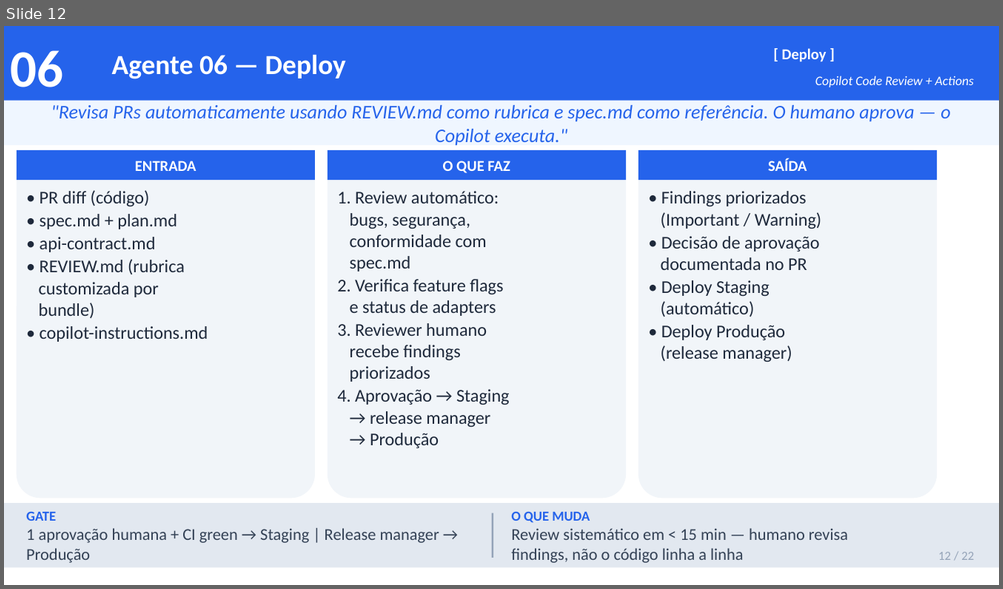
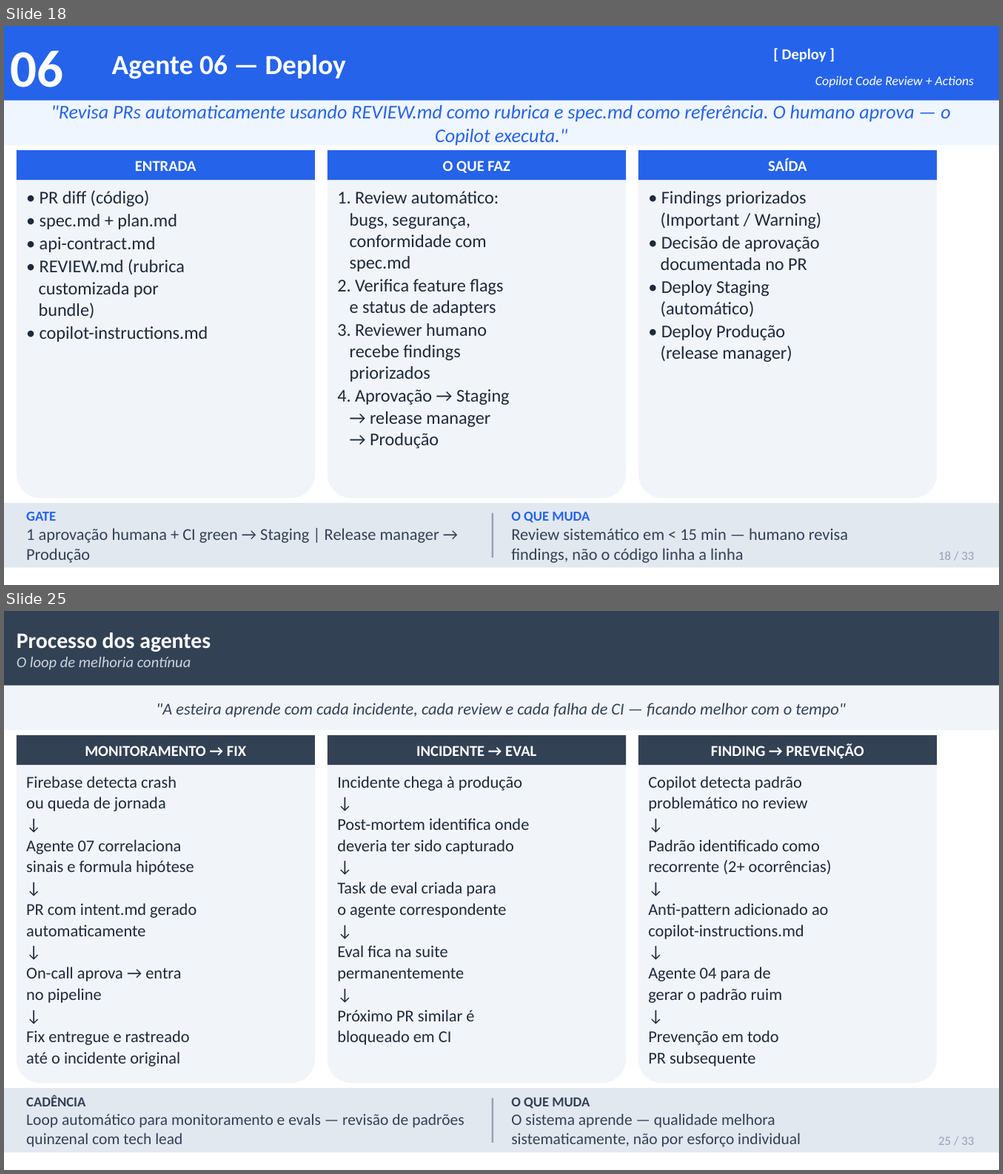
Before and after one commit to jpsslink/sdlc-agentico, a slide deck: esteira-agentica-pitch.pptx. Shown one above the other, each under a label of ours: slide 12 before the commit, slides 18 and 25 after it; the slides between them are not shown. The pictures are 1003x589 and 1003x1174 pixels, drawn with LibreOffice and Linux fonts; fonts in the diff are those of the drawing. Boxes give left, top, right and bottom in pixels: in the first picture for what was removed or moved away, otherwise in the second. Text is boxed around its words. In the diff, an @@ line names an element or a change of style, - is before the commit and + after.

```diff
--- a/esteira-agentica-pitch.pptx
+++ b/esteira-agentica-pitch.pptx
@@ slide 25 added at <box>4,611,999,1170</box>, background #FFFFFF @@
@@ rectangle added at <box>4,611,999,686</box>, fill #334155 @@
@@ text added at <box>17,632,210,670</box>, 11 pt, text #CBD5E1, italic @@
+Processo dos agentes
+O loop de melhoria contínua
@@ rectangle added at <box>4,686,999,730</box>, fill #F1F5F9 @@
@@ text added at <box>156,703,845,718</box>, 12 pt, text #334155, italic @@
+"A esteira aprende com cada incidente, cada review e cada falha de CI — ficando melhor com o tempo"
@@ rounded rectangle added at <box>17,735,316,1083</box>, fill #F1F5F9 @@
@@ rectangle added at <box>17,735,316,765</box>, fill #334155 @@
@@ rounded rectangle added at <box>327,735,626,1083</box>, fill #F1F5F9 @@
@@ rectangle added at <box>327,735,626,765</box>, fill #334155 @@
@@ rounded rectangle added at <box>638,735,937,1083</box>, fill #F1F5F9 @@
@@ rectangle added at <box>638,735,937,765</box>, fill #334155 @@
@@ text added at <box>711,743,863,759</box>, 11 pt, text #FFFFFF, bold @@
+FINDING → PREVENÇÃO
@@ text added at <box>85,746,246,756</box>, 11 pt, text #FFFFFF, bold @@
+MONITORAMENTO → FIX
@@ text added at <box>416,746,536,756</box>, 11 pt, text #FFFFFF, bold @@
+INCIDENTE → EVAL
@@ text added at <box>26,776,196,1067</box>, 12 pt, text #1E293B @@
+Firebase detecta crash
+ou queda de jornada
+↓
+Agente 07 correlaciona
+sinais e formula hipótese
+↓
+PR com intent.md gerado
+automaticamente
+↓
+On-call aprova → entra
+no pipeline
+↓
+Fix entregue e rastreado
+até o incidente original
@@ text added at <box>337,776,529,1045</box>, 12 pt, text #1E293B @@
+Incidente chega à produção
+↓
+Post-mortem identifica onde
+deveria ter sido capturado
+↓
+Task de eval criada para
+o agente correspondente
+↓
+Eval fica na suite
+permanentemente
+↓
+Próximo PR similar é
+bloqueado em CI
@@ text added at <box>648,776,831,1067</box>, 12 pt, text #1E293B @@
+Copilot detecta padrão
+problemático no review
+↓
+Padrão identificado como
+recorrente (2+ ocorrências)
+↓
+Anti-pattern adicionado ao
+copilot-instructions.md
+↓
+Agente 04 para de
+gerar o padrão ruim
+↓
+Prevenção em todo
+PR subsequente
@@ rectangle added at <box>4,1088,999,1153</box>, fill #E2E8F0 @@
@@ text added at <box>26,1096,464,1147</box>, 11.5 pt, text #334155 @@
+CADÊNCIA
+Loop automático para monitoramento e evals — revisão de padrões quinzenal com tech lead
@@ rectangle added at <box>492,1099,493,1143</box>, fill #94A3B8 @@
@@ text added at <box>511,1098,800,1147</box>, 11.5 pt, text #334155 @@
+O QUE MUDA
+O sistema aprende — qualidade melhora sistematicamente, não por esforço individual
@@ text added at <box>938,1137,973,1145</box>, 9 pt, text #94A3B8 @@
+25 / 33
@@ what was slide 12 is now slide 18 @@
@@ slide 18 changed as well @@
@@ text at <box>938,552,973,560</box>: text changed @@
-12 / 22
+18 / 33
```
Also in this commit, not shown: 15 other slides changed, 12 other slides added, 2 slides removed.
